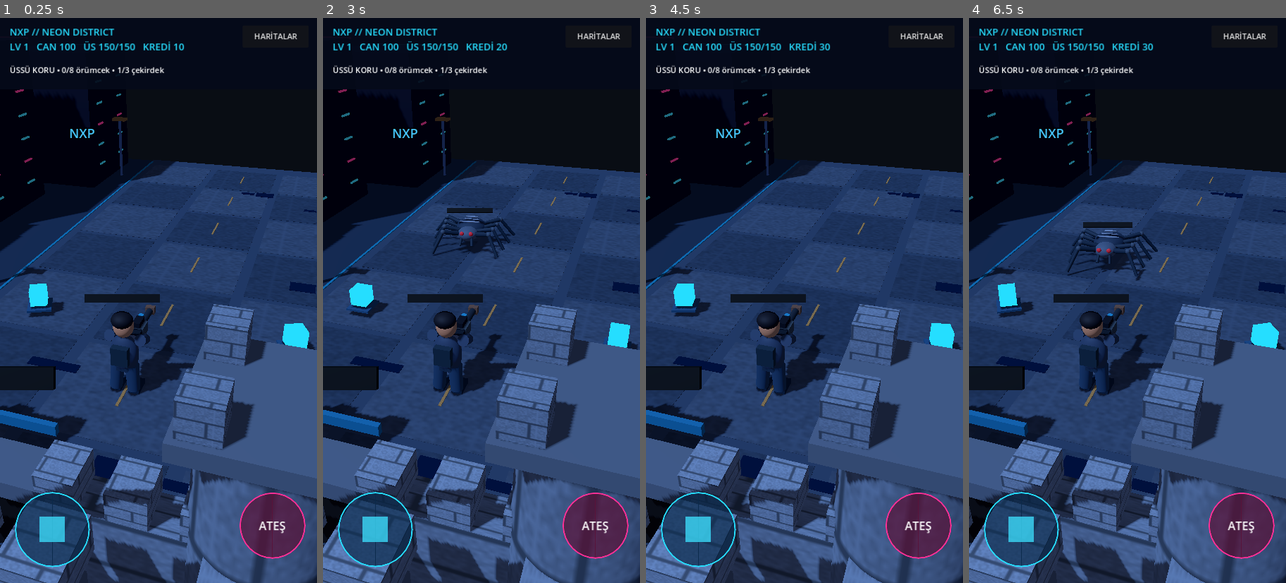
Above: before the commit, frames 1-4 (left to right).
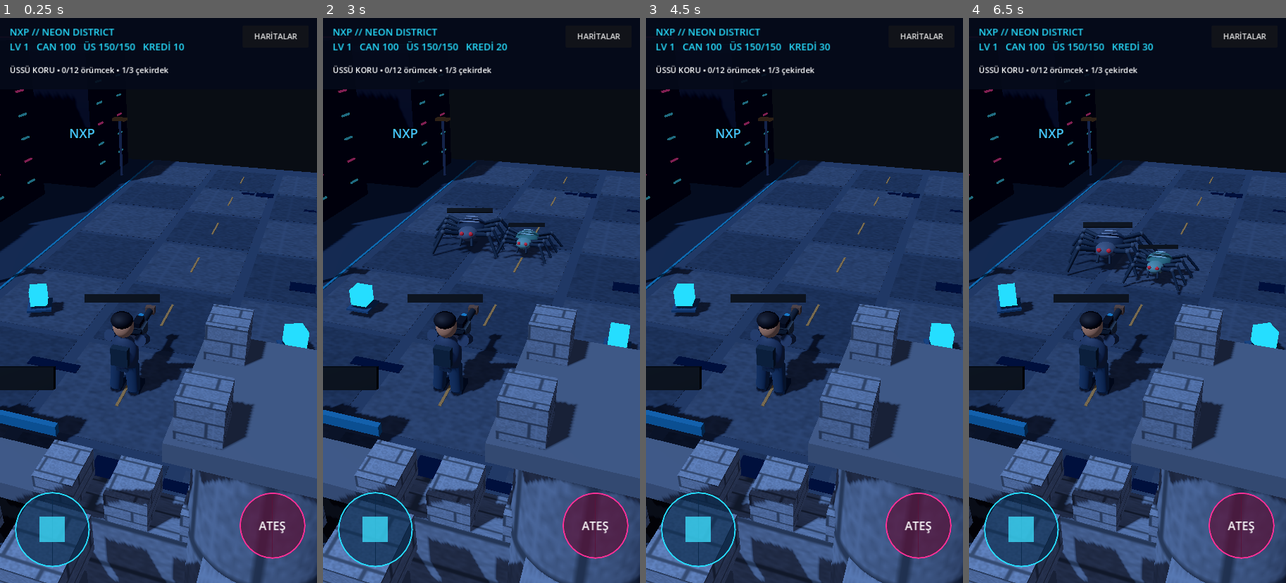
Above: after the commit, the same moments.

Repository: NXP-Network/NXP-Network
Game: Godot game, scene res://main.tscn
The game is run twice, just before and just after one commit, with the same random seed, the same clock (stepped at 60 frames per second) and the same inputs.
Inputs (mouse positions are in pixels of both pictures, inside the frame that each line leads up to):
- Up to frame 1 (0.25 s): no input
- Up to frame 2 (3 s): click "HARİTALAR" at 0.5 s; click "1. NEON DISTRICT" at 1.25 s; click "HARİTALAR" at 2 s; click "OYUNA DÖN" at 2.75 s
- Up to frame 3 (4.5 s): click "HARİTALAR" at 3.5 s; click "1. NEON DISTRICT" at 4.25 s
- Up to frame 4 (6.5 s): move the mouse to (1197, 272) at 5.02 s; click (1197, 272) at 5.17 s; drag from (1064, 328) to (1111, 413) at 5.77 s

The runs differ from the first frame. In frame 1, 0.2% of the frame differs, in the area x 21-54%, y 8-11%; in frame 2, 0.8%; in frame 3, 0.2%; in frame 4, 1.1%, in the area x 21-73%, y 8-49%.

Commit message:
Move upgrade choice to boss preparation and spawn twelve spiders in pairs

Diff:
--- a/godot/main.gd
+++ b/godot/main.gd
@@ -28,7 +28,7 @@
 var player_display_hp := 100.0
 var stone_texture: Texture2D
 var road_texture: Texture2D
-var kill_goal := 8
+var kill_goal := 12
 var spawned := 0
 var choosing_map := false
 var fire_timer := 0.0
@@ -36,7 +36,7 @@
 var game_over := false
 var boss_spawned := false
 var choosing_upgrade := false
-var last_upgrade_kills := 0
+var boss_prep_done := false
 var weapon_bonus := 0.0
 var base_resistance := 1.0
 var joy_origin := Vector2.ZERO
@@ -53,7 +53,7 @@
 func _ready() -> void:
 	_load_progress()
 	rng.seed = 42028 + stage * 101
-	kill_goal = 8 + stage * 2
+	kill_goal = 12
 	_build_world()
 	_build_base()
 	_build_player()
@@ -426,8 +426,9 @@
 	if fire_held or Input.is_action_pressed("fire"):
 		_shoot()
 	spawn_timer = maxf(0.0, spawn_timer - delta)
-	if spawn_timer <= 0.0 and enemies.size() < 4 and not boss_spawned and spawned < kill_goal:
-		_spawn_enemy(false)
+	if spawn_timer <= 0.0 and enemies.size() <= 2 and not boss_spawned and spawned < kill_goal:
+		for _pair_member in range(mini(2, kill_goal - spawned)):
+			_spawn_enemy(false)
 		spawn_timer = maxf(3.3, 4.2 - stage * 0.2)
 	for i in range(enemies.size() - 1, -1, -1):
 		var enemy: Dictionary = enemies[i]
@@ -483,14 +484,14 @@
 		if hit or float(bolt["life"]) <= 0.0:
 			mesh.queue_free()
 			bolts.remove_at(i)
-	if kills >= kill_goal and cores.is_empty() and not boss_spawned:
-		boss_spawned = true
-		_spawn_enemy(true)
 	if hp <= 0 or base_hp <= 0:
 		_end_game(false)
-	if not game_over and kills > 0 and kills % 3 == 0 and kills < kill_goal and kills != last_upgrade_kills:
-		last_upgrade_kills = kills
-		_show_upgrade_menu()
+	if not game_over and kills >= kill_goal and cores.is_empty() and not boss_spawned:
+		if boss_prep_done:
+			boss_spawned = true
+			_spawn_enemy(true)
+		else:
+			_show_upgrade_menu()
 	_refresh_ui()
 
 func _show_upgrade_menu() -> void:
@@ -501,24 +502,24 @@
 	menu.set_anchors_and_offsets_preset(Control.PRESET_FULL_RECT)
 	overlay.add_child(menu)
 	var shade := ColorRect.new()
-	shade.color = Color(0.01, 0.025, 0.065, 0.93)
+	shade.color = Color(0.01, 0.025, 0.065, 0.97)
 	shade.set_anchors_and_offsets_preset(Control.PRESET_FULL_RECT)
 	menu.add_child(shade)
 	var title := Label.new()
-	title.text = "SAVUNMA MOLASI\nBir güç seç"
-	title.position = Vector2(50, 300)
-	title.size = Vector2(620, 140)
+	title.text = "BOSS YAKLAŞIYOR!\nSon hazırlığını seç"
+	title.position = Vector2(25, 240)
+	title.size = Vector2(670, 170)
 	title.horizontal_alignment = HORIZONTAL_ALIGNMENT_CENTER
-	title.add_theme_font_size_override("font_size", 32)
+	title.add_theme_font_size_override("font_size", 34)
 	menu.add_child(title)
 	var choices: Array[String] = ["SİLAH +8 HASAR", "KALEYİ +35 ONAR", "KALE ZIRHI (%25 AZ HASAR)"]
 	for i in range(choices.size()):
 		var choice_index: int = i
 		var button := Button.new()
 		button.text = choices[i]
-		button.position = Vector2(65, 490 + i * 105)
-		button.size = Vector2(590, 83)
-		button.add_theme_font_size_override("font_size", 22)
+		button.position = Vector2(25, 460 + i * 155)
+		button.size = Vector2(670, 125)
+		button.add_theme_font_size_override("font_size", 27)
 		button.pressed.connect(func() -> void:
 			match choice_index:
 				0:
@@ -528,6 +529,7 @@
 				2:
 					base_resistance = maxf(0.5, base_resistance - 0.25)
 			menu.queue_free()
+			boss_prep_done = true
 			choosing_upgrade = false
 			_refresh_ui()
 		)
